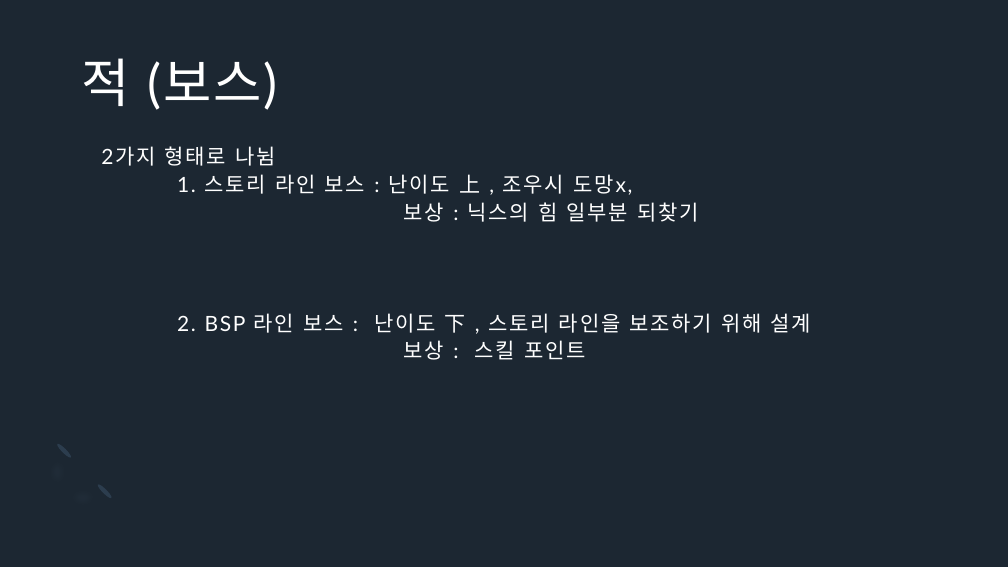
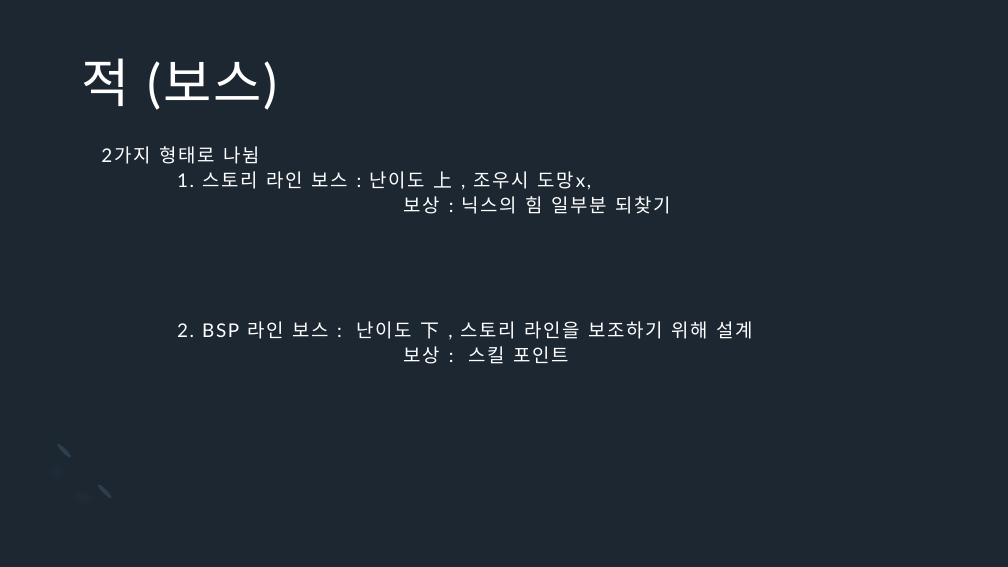
Before and after one commit to Icloy/2D_Roguelike, a slide deck: slide 13 of 기획서.pptx (slide 11 before the commit). Drawn at 1008x567 pixels with LibreOffice and Linux fonts; fonts in the diff are those of the drawing. Boxes give left, top, right and bottom in pixels: in the first picture for what was removed or moved away, otherwise in the second. Text is boxed around its words. In the diff, an @@ line names an element or a change of style, - is before the commit and + after.

```diff
--- a/기획서.pptx
+++ b/기획서.pptx
@@ title "2가지 형태로 나뉨 1. 스토리 ..." at <box>101,146,753,364</box>: size 20 to 18 pt @@
```
Also in this commit, not shown: 6 other slides changed, 5 slides added, 1 slide removed.
